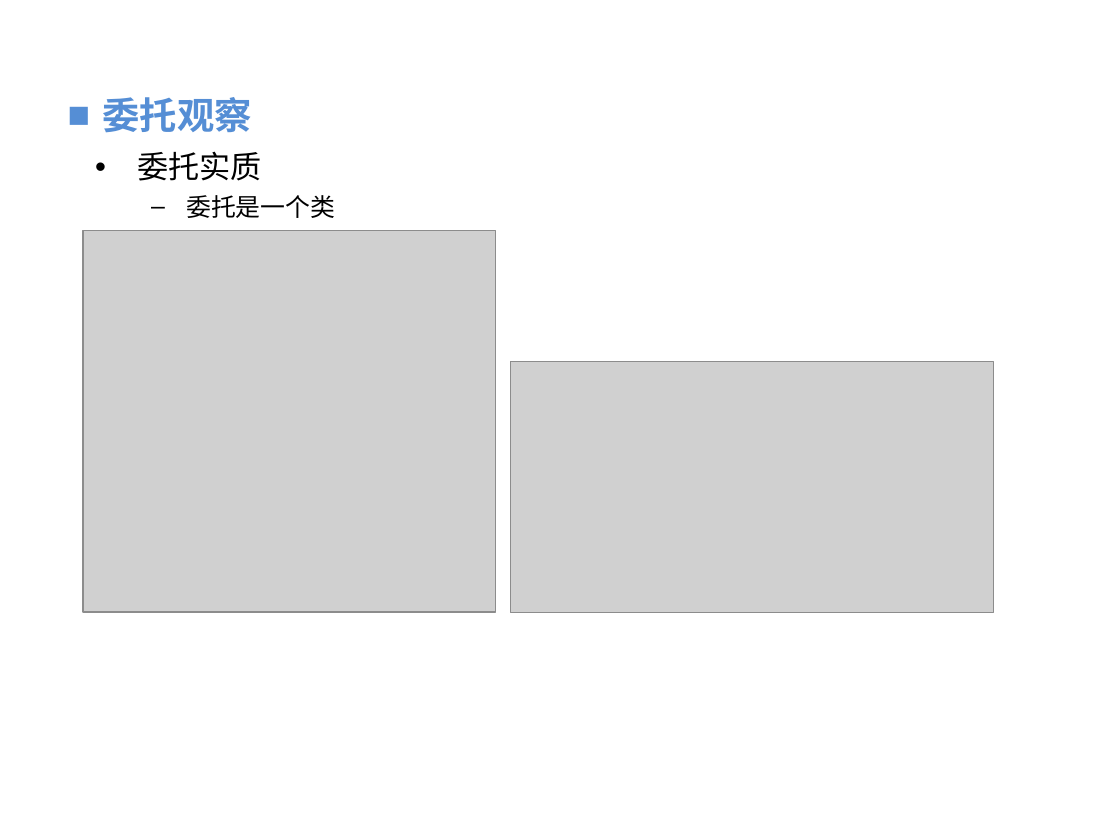
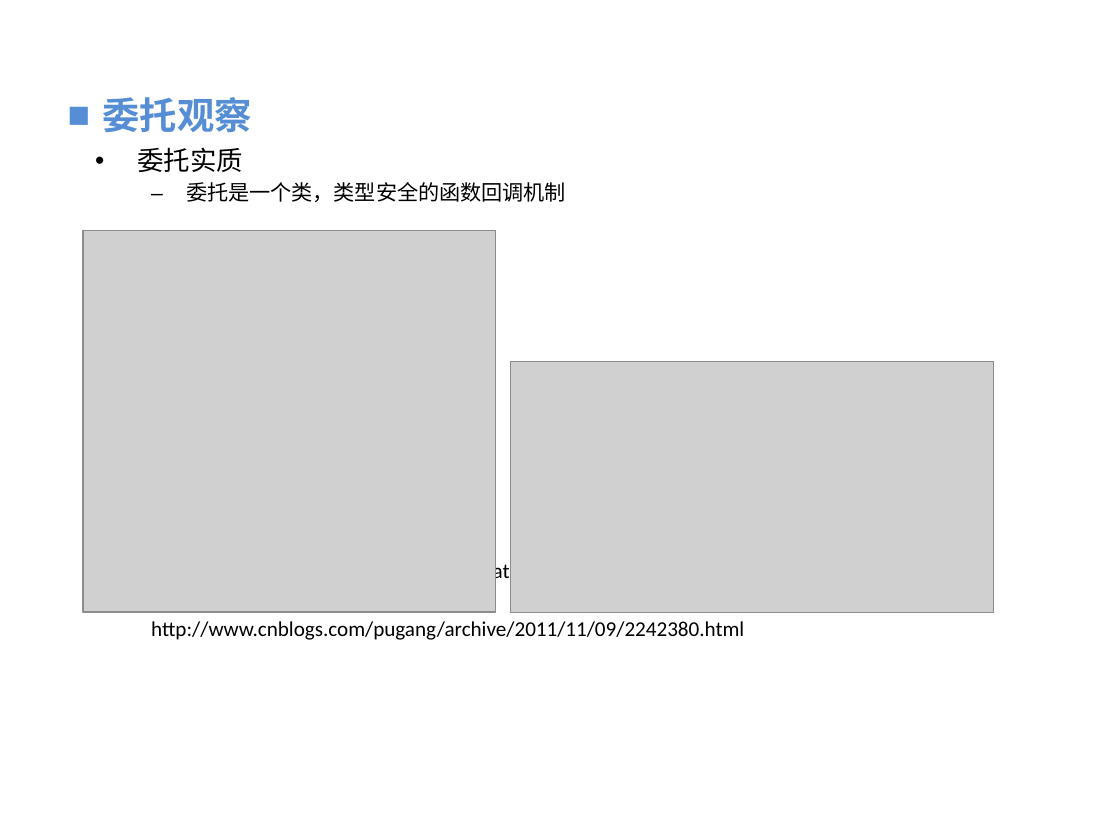
Before and after one commit to vaik/Documents, a slide deck: slide 8 of 我的分享/反射、委托、泛型的理解与应用分享.ppt. Drawn at 1120x840 pixels with LibreOffice and Linux fonts; fonts in the diff are those of the drawing; grey boxes stand for pictures; background and template pictures are left out. Boxes give left, top, right and bottom in pixels: in the first picture for what was removed or moved away, otherwise in the second. Text is boxed around its words. In the diff, an @@ line names an element or a change of style, - is before the commit and + after.

```diff
--- a/我的分享/反射、委托、泛型的理解与应用分享.ppt
+++ b/我的分享/反射、委托、泛型的理解与应用分享.ppt
@@ text at (x1=137, y1=147, x2=243, y2=172): size 20 to 17 pt in "委托实质"; line spacing 1 to 0.9 @@
@@ text at (x1=151, y1=182, x2=744, y2=640): text changed; size 16 to 13.6 pt @@
-  – 委托是一个类
+  – 委托是一个类，类型安全的函数回调机制
+  Log 继承自 MulticastDelegate => Delegate
+  协变，逆变
+  http://www.cnblogs.com/pugang/archive/2011/11/09/2242380.html
```
Also in this commit, not shown: 9 other slides changed.
